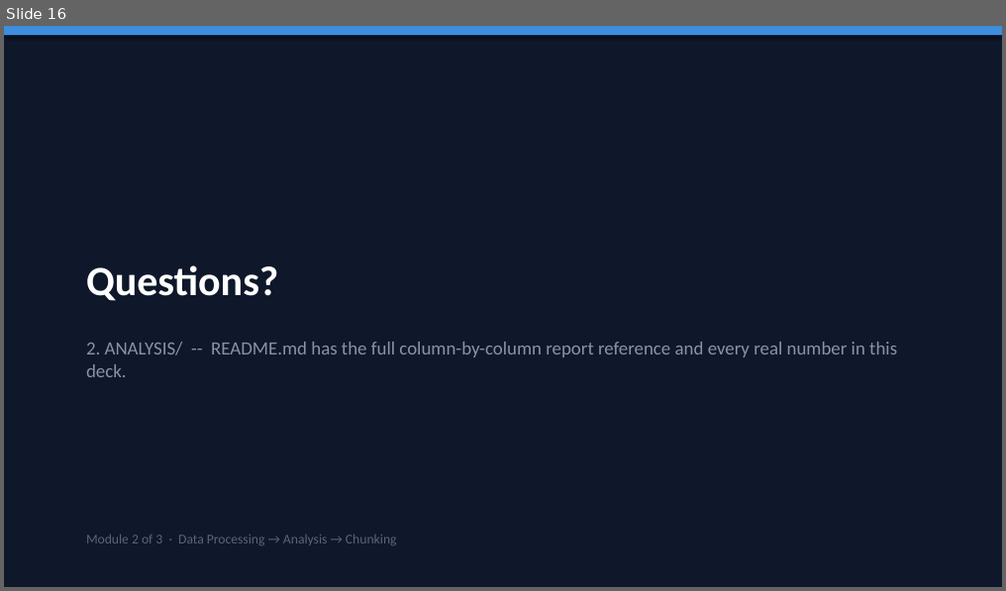
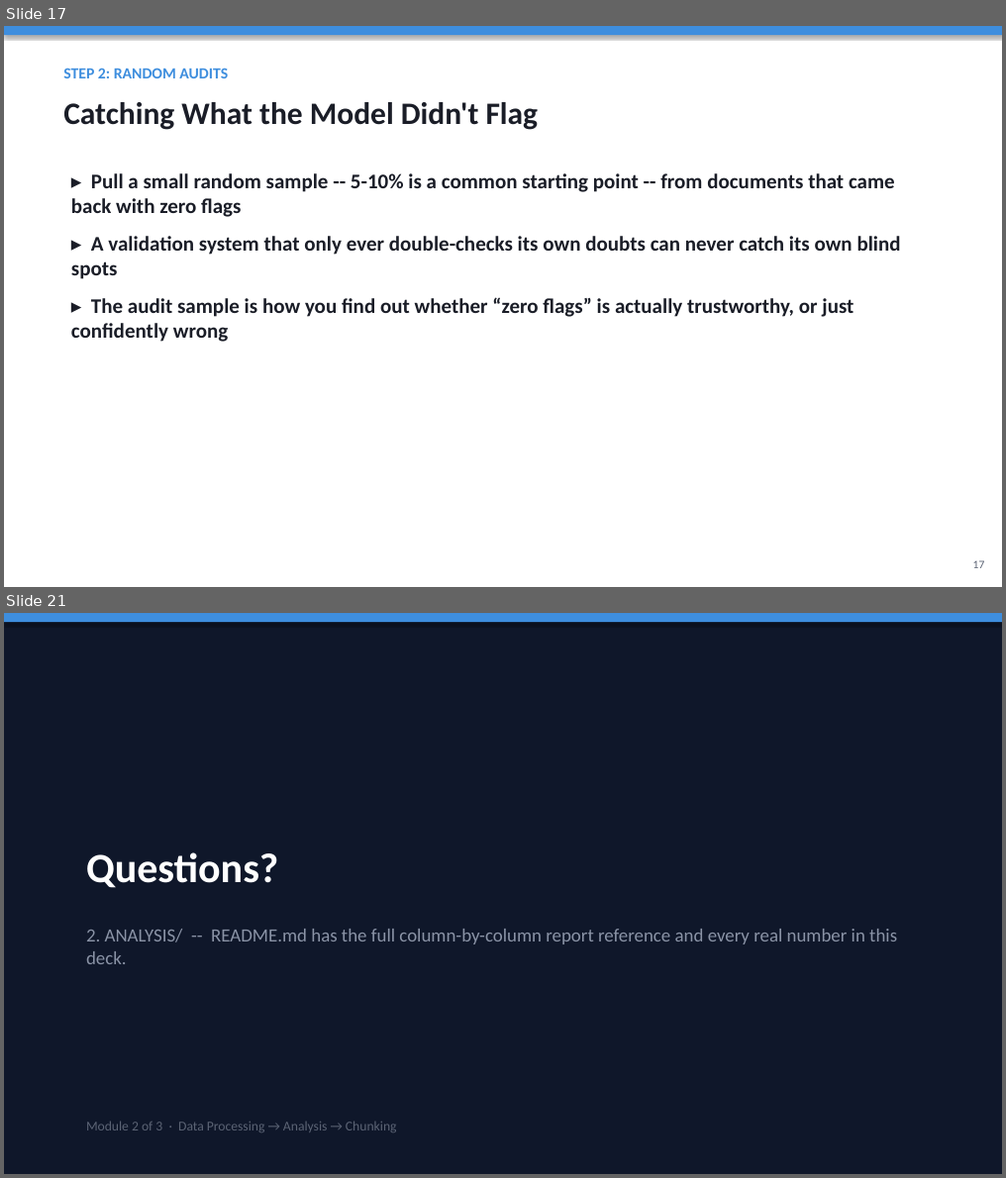
Before and after one commit to HITTESH2003/TRAINING, a slide deck: 2. ANALYSIS/Analysis_Module_Overview.pptx. Shown one above the other, each under a label of ours: slide 16 before the commit, slides 17 and 21 after it; the slides between them are not shown. The pictures are 1006x591 and 1006x1178 pixels, drawn with LibreOffice and Linux fonts; fonts in the diff are those of the drawing. Boxes give left, top, right and bottom in pixels: in the first picture for what was removed or moved away, otherwise in the second. Text is boxed around its words. In the diff, an @@ line names an element or a change of style, - is before the commit and + after.

```diff
--- a/2. ANALYSIS/Analysis_Module_Overview.pptx
+++ b/2. ANALYSIS/Analysis_Module_Overview.pptx
@@ slide 17 added at (x1=4, y1=26, x2=1002, y2=587), background #FFFFFF @@
@@ rectangle added at (x1=4, y1=26, x2=1002, y2=35), fill #3E8EDE @@
@@ text added at (x1=63, y1=68, x2=228, y2=78), 15 pt, text #3E8EDE, bold @@
+STEP 2: RANDOM AUDITS
@@ text added at (x1=63, y1=102, x2=539, y2=130), 30 pt, text #1A1D27, bold @@
+Catching What the Model Didn't Flag
@@ text added at (x1=71, y1=174, x2=901, y2=342), 20 pt, text #1A1D27, bold @@
+▸ Pull a small random sample -- 5-10% is a common starting point -- from documents that came back with zero flags
+▸ A validation system that only ever double-checks its own doubts can never catch its own blind spots
+▸ The audit sample is how you find out whether “zero flags” is actually trustworthy, or just confidently wrong
@@ text added at (x1=973, y1=561, x2=985, y2=569), 11 pt, text #5B6374 @@
+17
@@ what was slide 16 is now slide 21 @@
```
Also in this commit, not shown: 10 slides changed, 4 other slides added, 1 other file.
